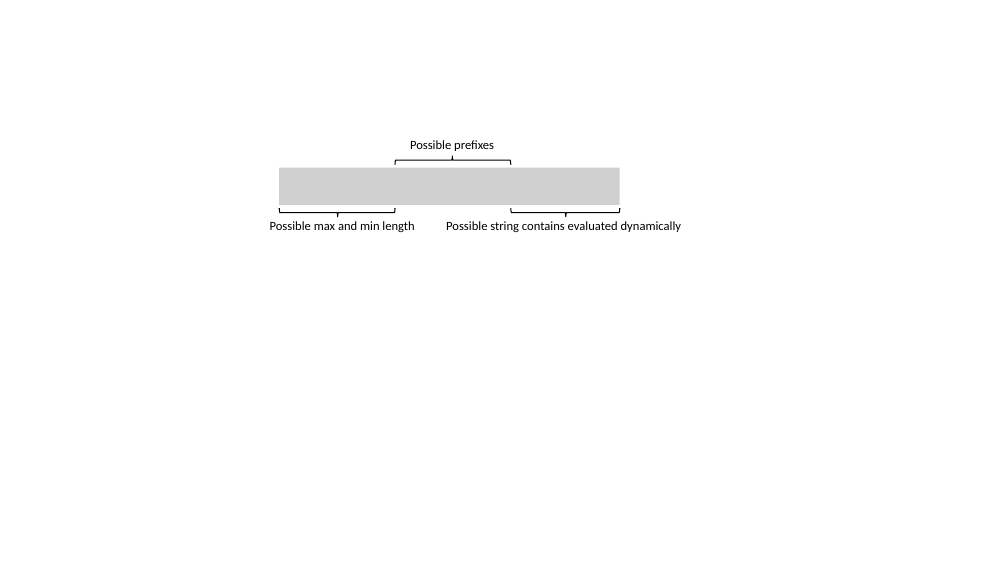
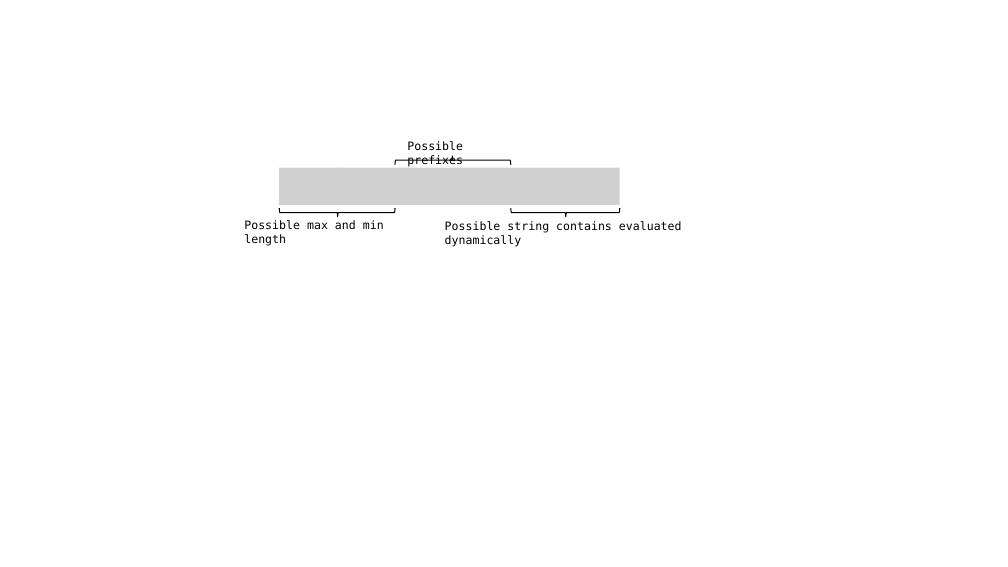
Before and after one commit to aritradhar/FSE2015, a slide deck: slide 11 of images/ArrayIndex.pptx. Drawn at 1008x567 pixels with LibreOffice and Linux fonts; fonts in the diff are those of the drawing; grey boxes stand for pictures. Boxes give left, top, right and bottom in pixels: in the first picture for what was removed or moved away, otherwise in the second. Text is boxed around its words. In the diff, an @@ line names an element or a change of style, - is before the commit and + after.

```diff
--- a/images/ArrayIndex.pptx
+++ b/images/ArrayIndex.pptx
@@ text "Possible max and min length": place and size @@
-text "Possible max and min length" at (270, 221, 414, 232)
+text "Possible max and min length" at (244, 220, 384, 245)
@@ size 12 to 11 pt, font Calibri to DejaVu Sans Mono in 3 elements at (244, 220, 384, 245), (407, 141, 463, 167), (445, 221, 682, 247) @@
```
Also in this commit, not shown: 1 other file.
